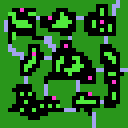
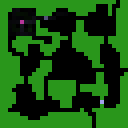
Layered file, before and after one edit (128 x 128). Changes by layer:
added layer "Layer #5" above "Layer #3" over bbox(8, 8, 68, 40)
hid "Layer #3" over bbox(4, 8, 116, 112)
added layer "Layer #4" above "Layer" over bbox(8, 0, 128, 128)
